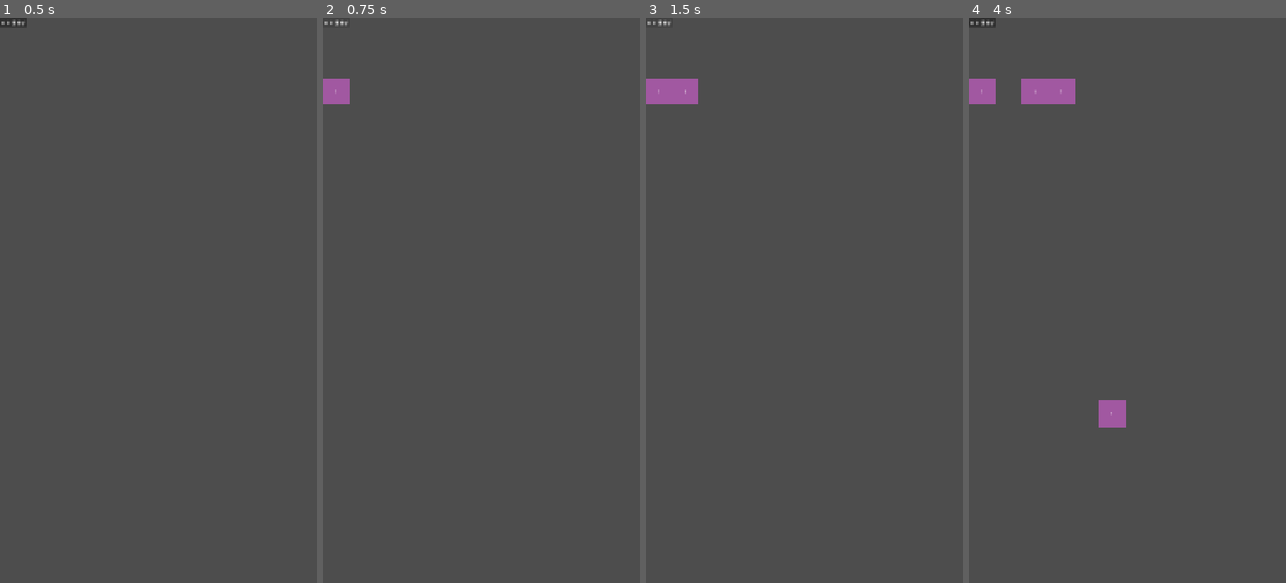
Above: before the commit, frames 1-4 (left to right).
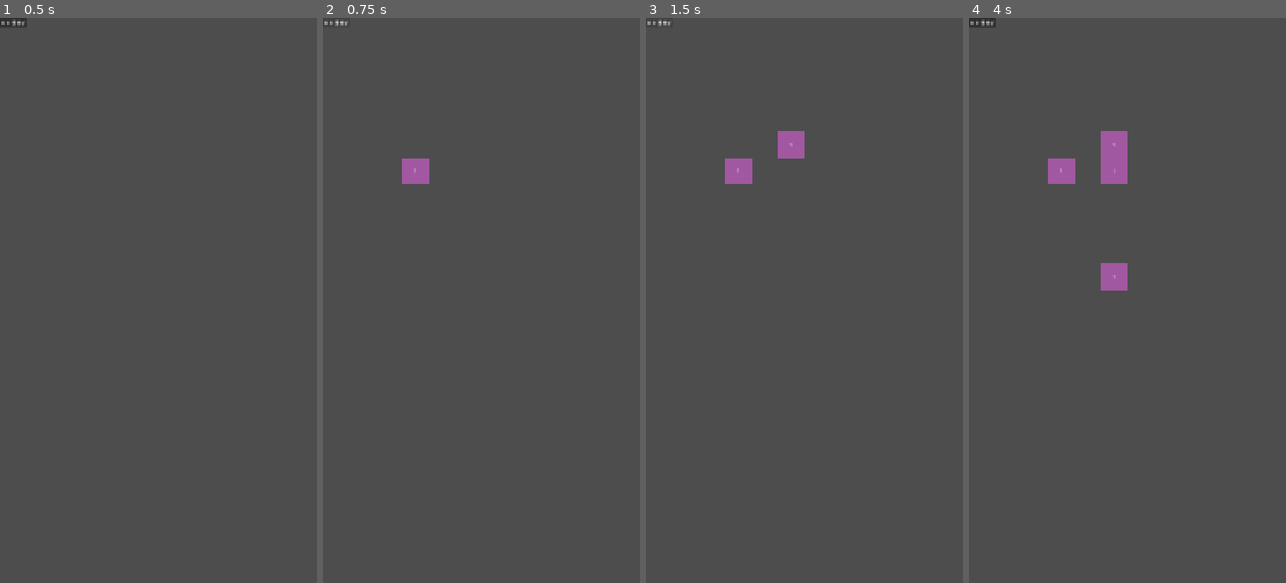
Above: after the commit, the same moments.

Repository: kimchungdo/MergeGame
Game: Godot game, scene res://main.tscn
Two runs of this game, one before a commit and one after it. Both use one fixed random seed, a clock stepped at 60 frames per second and the inputs below.
Inputs (mouse positions are in pixels of both pictures, inside the frame that each line leads up to):
- Up to frame 1 (0.5 s): no input
- Up to frame 2 (0.75 s): click "아이템 생성" at 0.5 s
- Up to frame 3 (1.5 s): click "아이템 생성" at 1.25 s
- Up to frame 4 (4 s): click "아이템 생성" at 2 s; tap Enter at 2.75 s; drag from (981, 91) to (1159, 176) at 2.77 s; drag from (1007, 91) to (1111, 413) at 3.52 s

Frame 1 is identical in both runs. In frame 2, 0.8% of the frame differs, in the area x 0-34%, y 10-30%; in frame 3, 1.5%; in frame 4, 3.2%, in the area x 0-50%, y 10-73%.

Commit message:
add randomly create logic for item

Diff:
--- a/main.gd
+++ b/main.gd
@@ -21,28 +21,45 @@
 
 # 버튼이 눌렸을 때 실행되는 함수
 func _on_button_pressed():
-	# 빈 칸 찾기
-	var empty_slot = find_empty_slot()
+	# 1. 보드판 전체에서 "비어있는 칸들"의 좌표를 배열로 싹 긁어 모읍니다.
+	var empty_slots = get_all_empty_slots()
 
-	if empty_slot == null:
+	# 2. 만약 비어있는 칸이 하나도 없다면 게임 오버 처리
+	if empty_slots.is_empty():
 		print("보드판이 가득 찼습니다!")
 		return
 
-	var r = empty_slot.x
-	var c = empty_slot.y
+	# 3. [핵심] 빈 칸 목록(empty_slots) 중에서 무작위로 하나를 추첨합니다.
+	# randi() % 배열크기 -> 배열의 랜덤 인덱스를 뽑아냅니다.
+	var random_index = randi() % empty_slots.size()
+	var chosen_slot = empty_slots[random_index]
 
-	# 아이템 생성 및 배치
-	var new_item = item_scene.instantiate()
+	var r = chosen_slot.x
+	var c = chosen_slot.y
 
-	# 행(r)과 열(c) 번호를 기반으로 화면상의 실제 좌표(X, Y) 계산
+	# 4. 행(r)과 열(c) 번호를 기반으로 화면상의 실제 좌표(X, Y) 계산
 	var spawn_x = START_POS.x + (c * TILE_SIZE)
 	var spawn_y = START_POS.y + (r * TILE_SIZE)
+
+	# 5. 아이템 생성 및 배치
+	var new_item = item_scene.instantiate()
 	new_item.global_position = Vector2(spawn_x, spawn_y)
 
 	# 생성된 아이템을 무대에 추가하고 그리드 데이터에 등록
 	add_child(new_item)
 	grid[r][c] = new_item
-	print("그리드 [", r, ", ", c, "] 위치에 아이템 생성!")
+	print("그리드 [", r, ", ", c, "] 위치에 랜덤 생성!")
+
+
+# 🛠️ 바둑판 전체를 샅샅이 뒤져서 '모든 빈 칸(null)'의 좌표를 배열로 돌려주는 함수
+func get_all_empty_slots() -> Array:
+	var slots = []
+	for r in GRID_ROWS:
+		for c in GRID_COLS:
+			if grid[r][c] == null:
+				# 빈 칸의 행, 열 위치를 Vector2에 담아 리스트에 추가
+				slots.append(Vector2(r, c))
+	return slots
 
 # 바둑판을 뒤져서 가장 먼저 나오는 빈 칸(null)의 위치를 반환하는 함수
 func find_empty_slot():
